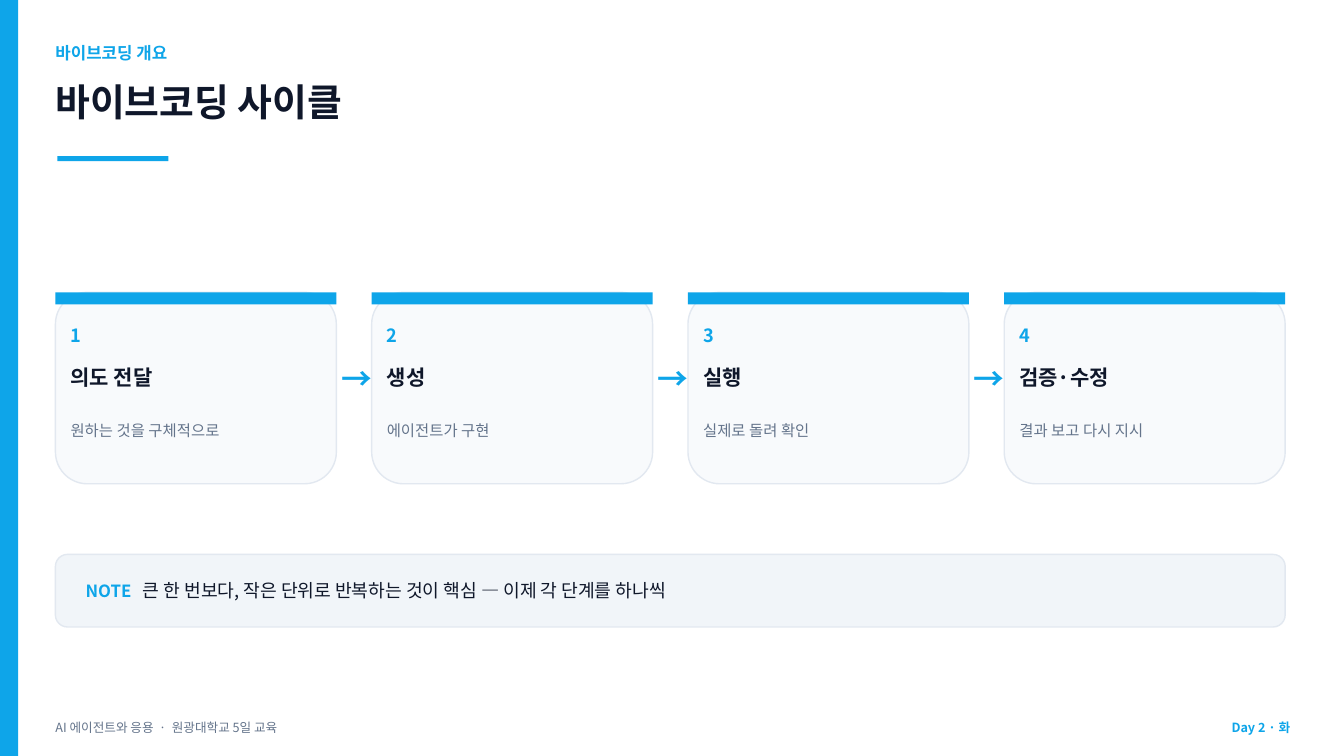
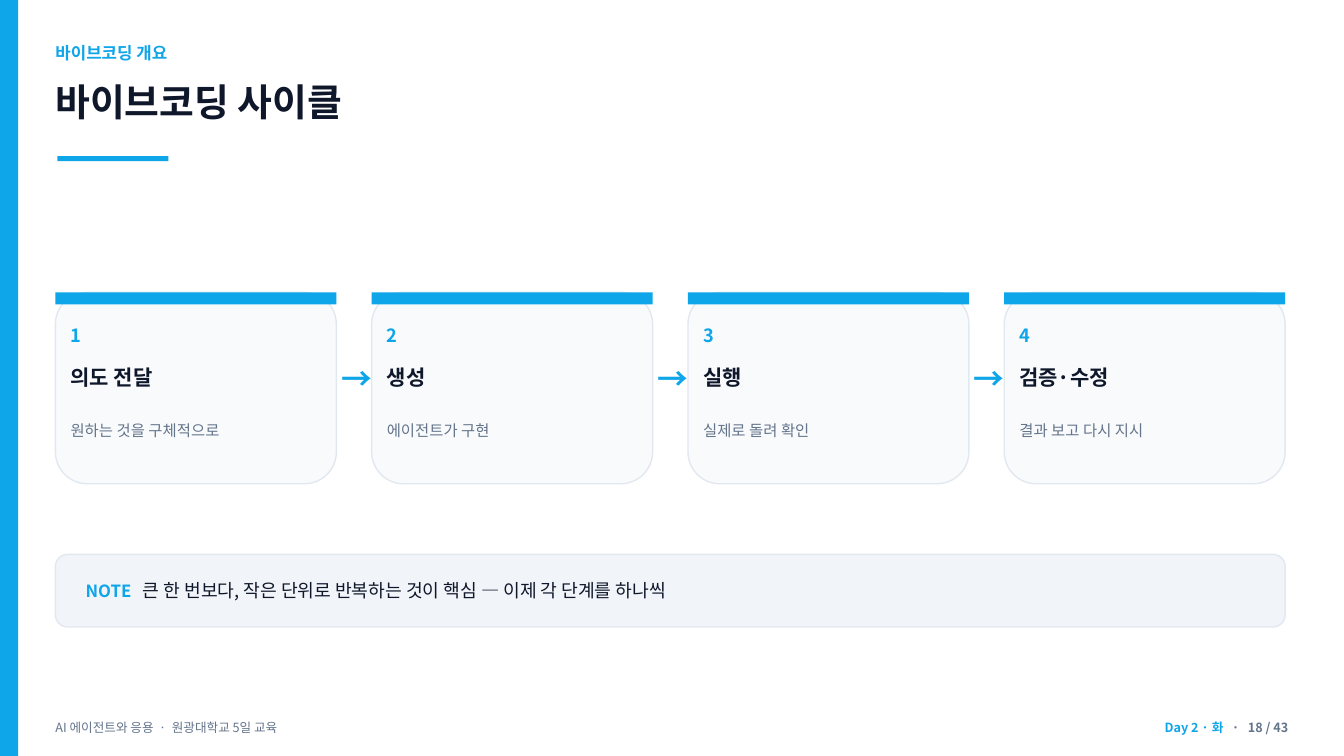
Before and after one commit to jyshin-22/wku-ai-agent-program, a slide deck: slide 18 of slides/day2.pptx. Drawn at 1344x756 pixels with LibreOffice and Linux fonts; fonts in the diff are those of the drawing. Boxes give left, top, right and bottom in pixels: in the first picture for what was removed or moved away, otherwise in the second. Text is boxed around its words. In the diff, an @@ line names an element or a change of style, - is before the commit and + after.

```diff
--- a/slides/day2.pptx
+++ b/slides/day2.pptx
@@ text at (1165,721,1288,735): text changed @@
-Day 2 · 화
+Day 2 · 화 · 18 / 43
```
Also in this commit, not shown: 42 other slides changed, 10 other files.
